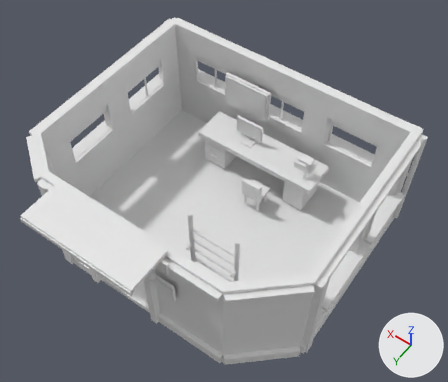
The OBJ model assets/tts/vanta-freeport-architecture-r2/intake-s1.obj as it was, and as the next commit left it.
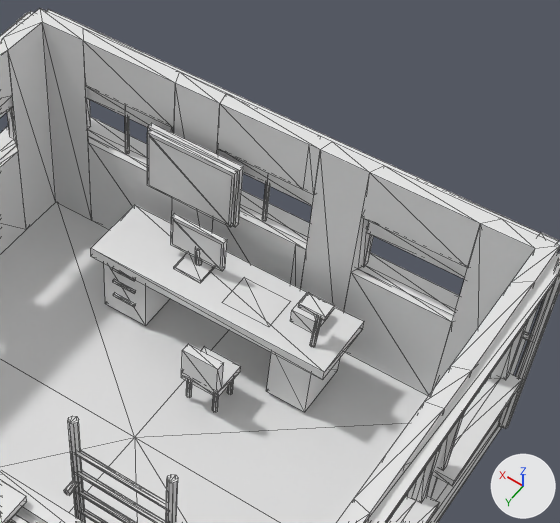
Each version appears first whole from a 50 mm lens placed at (-4.18, 5.69, 10.14), pointed at (-0.24, 0.18, 1.48), and next in a close-up on the part from 35% to 94% of the width and 3% to 69% of the height. Lighting does not change. The marker at lower right points along +X, +Y and +Z. The older version's two pictures come first. The close-ups show mesh edges as thin lines. Where no turn or scale is listed for an object, it has been applied to the vertices.

The first close-up shows 'intake-s1'.
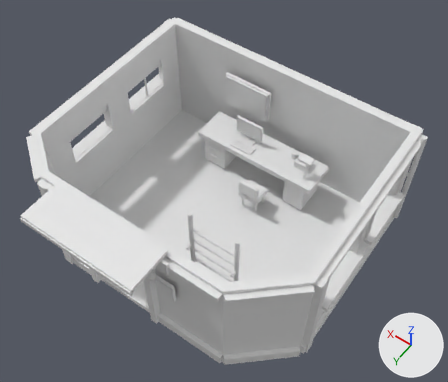
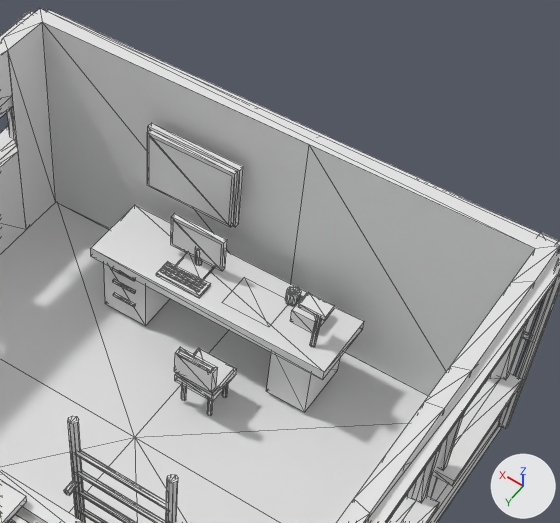
The change, as a diff of the scene's bpy script:
```diff
--- a/assets/tts/vanta-freeport-architecture-r2/intake-s1.obj.py
+++ b/assets/tts/vanta-freeport-architecture-r2/intake-s1.obj.py
@@ me_intake_s1 @@
 # used by ob_intake_s1; location = (0.0, 0.0, 0.0)
-me_intake_s1.from_pydata(...)  # 1264 vertices, 2074 faces; spans x -2.84..2.84, y -2.35..3.05, z -0.01..2.97
+me_intake_s1.from_pydata(...)  # 1437 vertices, 2338 faces; spans x -2.84..2.84, y -2.31..3.05, z -0.01..2.97
+# me_intake_s1 part 1: a new loose piece, a box spanning x 0.095..0.585, y -1.365..-1.175, z 0.942..0.977
+# me_intake_s1 part 2: a new loose piece, a 12-sided cylinder along z spanning x -0.71..-0.57, y -1.72..-1.58, z 0.95..1.08
+# me_intake_s1 part 3: a new loose piece, a 10-sided cylinder along z spanning x -0.6856..-0.5943, y -1.698..-1.602, z 1.089..1.093
+# me_intake_s1 part 4: the loose piece of 14 vertices spanning x -0.49..-0.43, y -0.95..-0.9, z 0.16..0.5 is turned 88.2 degrees about the y axis through its middle and scaled by 0.201, then moved by (-0.27, -0.72, 0.66)
+# me_intake_s1 part 5: the loose piece of 14 vertices spanning x -0.19..-0.13, y -0.69..-0.64, z 0.16..0.5 is multiplied about its middle by the matrix ((0.596, 0.0, 0.149), (0.149, 0.0, -0.596), (0.0, 0.614, 0.0)), then moved by (0.77, -1.07, 0.62)
+# me_intake_s1 part 6: the loose piece of 8 vertices spanning x -0.51..-0.1, y -0.99..-0.61, z 0.47..0.55 is rebuilt with 8 vertices and now spans x -0.5..-0.08, y -0.94..-0.54, z 0.47..0.56
+# me_intake_s1 part 7: 18 loose pieces with 158 vertices, spanning x -2.25..2.25, y -2.35..-0.64, z 0.16..1.98, are deleted
+# me_intake_s1 part 8: 60 vertices removed from x -2.16..2.16, y -2.19..-0.59, z 0.11..2.48; 147 vertices added at x -0.77..-0.09, y -1.66..-0.52, z 0.16..1.08
+# other edits to the shape of me_intake_s1 do not show in these pictures
```

Location of each change, (x1, y1, x2, y2) in pixels of the close-ups (560 x 523 px; the box of a moved part takes in the faces that stretch with it):
part 1 of me_intake_s1, added
    after: (156, 261, 211, 298)
part 2 of me_intake_s1, added
    after: (285, 286, 301, 306)
part 3 of me_intake_s1, added
    after: (289, 287, 299, 295)
part 4 of me_intake_s1, moved or reshaped (not visible afterwards)
    before: (227, 380, 234, 395)
part 5 of me_intake_s1, moved or reshaped (not visible afterwards)
    before: (186, 381, 192, 398)
part 6 of me_intake_s1, rebuilt
    before: (181, 347, 241, 398)
    after: (175, 348, 237, 402)
part 7 of me_intake_s1, deleted (mostly hidden)
    before: (86, 87, 468, 412)
part 8 of me_intake_s1, built on
    before: (40, 9, 560, 396)
    after: (174, 295, 303, 416)
